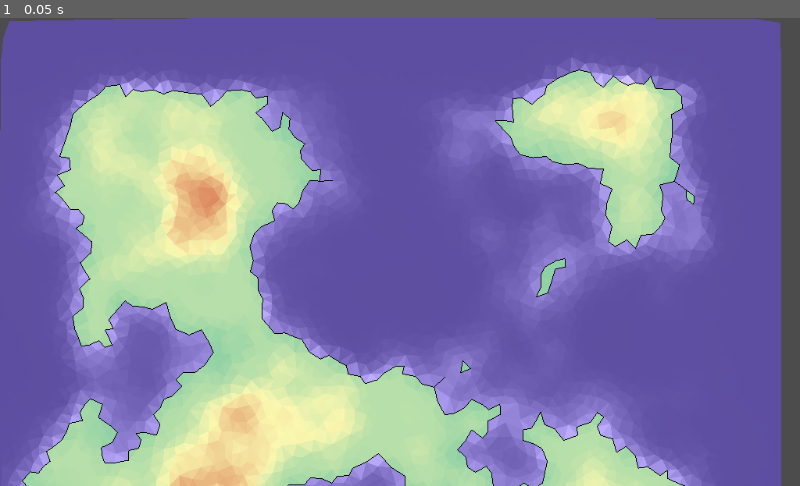
Above: before the commit, frame 1.
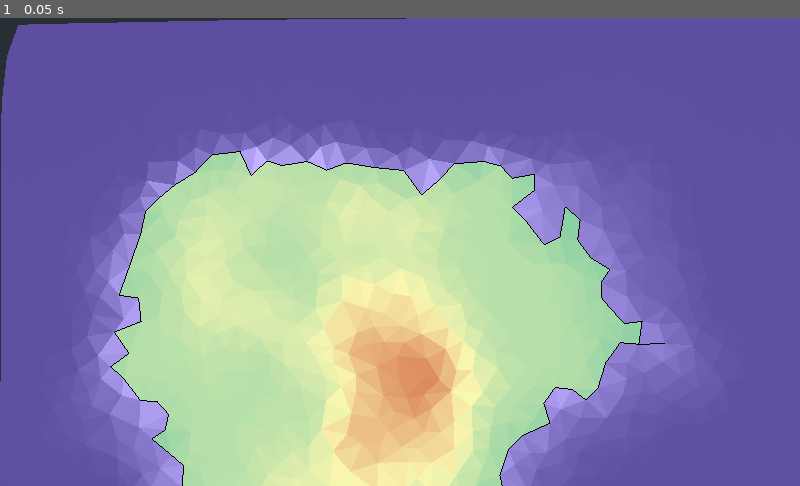
Above: after the commit, the same moment.

Repository: eriwyn/societer
Game: Godot game, scene res://world/game.tscn
Two runs of this game, one before a commit and one after it. Both use one fixed random seed, a clock stepped at 60 frames per second and the inputs below.
Inputs:
- Up to frame 1 (0.05 s): no input

The runs differ from the first frame. In frame 1, 59% of the frame differs, in the area x 0-100%, y 0-100%.

Commit message:
add base 3d

Diff:
--- a/project.godot
+++ b/project.godot
@@ -46,4 +46,4 @@
 
 [rendering]
 
-environment/default_environment="res://default_env.tres"
+environment/default_environment="res://world/default_env.tres"
--- a/utils/terrain/Terrain.gd
+++ b/utils/terrain/Terrain.gd
@@ -62,6 +62,7 @@
 		var list_points = []
 		for edge in edges():
 			list_points.append(Point.new(_terrain._triangles[edge._idx], _terrain))
+		list_points.invert()
 		return list_points
 
 	func triangles_adjacent():
--- /dev/null
+++ b/world/World.gd
@@ -0,0 +1,35 @@
+extends Spatial
+
+var terrain
+
+func _ready():
+	pass
+
+
+func draw_world():
+	var st = SurfaceTool.new()
+
+	st.begin(Mesh.PRIMITIVE_TRIANGLES)
+	st.add_smooth_group(true)
+	for triangle in terrain.get_triangles():
+		for point in triangle.points():
+			st.add_vertex(point.point3d())
+
+	st.generate_normals()
+	st.generate_tangents()
+	st.index()
+	# Commit to a mesh.
+	var mesh = st.commit()
+
+	var mi = MeshInstance.new()
+	mi.mesh = mesh
+	var material = load("res://world/world.tres")
+	mi.set_surface_material(0, material)
+	mi.create_trimesh_collision()
+	mi.cast_shadow = GeometryInstance.SHADOW_CASTING_SETTING_ON
+	print(mi)
+	add_child(mi)
+
+func _on_Game_world_loaded(game_terrain):
+	terrain = game_terrain
+	draw_world()
--- a/world/game.gd
+++ b/world/game.gd
@@ -1,4 +1,4 @@
-extends Spatial
+extends Node
 
 signal world_loaded
 
--- a/world/game.tscn
+++ b/world/game.tscn
@@ -1,16 +1,34 @@
-[gd_scene load_steps=3 format=2]
+[gd_scene load_steps=6 format=2]
 
 [ext_resource path="res://ui/ui.tscn" type="PackedScene" id=1]
 [ext_resource path="res://world/game.gd" type="Script" id=2]
+[ext_resource path="res://world/default_env.tres" type="Environment" id=3]
+[ext_resource path="res://world/World.gd" type="Script" id=4]
 
-[node name="Game" type="Spatial"]
+[sub_resource type="PlaneMesh" id=1]
+size = Vector2( 2000, 2000 )
+
+[node name="Game" type="Node"]
 script = ExtResource( 2 )
 
 [node name="UI" parent="." instance=ExtResource( 1 )]
 
-[node name="Map" parent="UI" index="0"]
-scale = Vector2( 0.5, 0.5 )
+[node name="World" type="Spatial" parent="."]
+script = ExtResource( 4 )
+
+[node name="Water" type="MeshInstance" parent="World"]
+visible = false
+mesh = SubResource( 1 )
+
+[node name="WorldEnvironment" type="WorldEnvironment" parent="World"]
+environment = ExtResource( 3 )
+
+[node name="Camera" type="Camera" parent="World"]
+transform = Transform( 1, 0, 0, 0, 0.509837, 0.860271, 0, -0.860271, 0.509837, 0, 5.05008, 66.6125 )
+near = 0.01
+far = 8192.0
 
 [connection signal="world_loaded" from="." to="UI/Map" method="_on_Game_world_loaded"]
+[connection signal="world_loaded" from="." to="World" method="_on_Game_world_loaded"]
 
 [editable path="UI"]
--- /dev/null
+++ b/world/world.tres
@@ -0,0 +1,4 @@
+[gd_resource type="SpatialMaterial" format=2]
+
+[resource]
+albedo_color = Color( 0.109804, 0.305882, 0.0745098, 1 )
Renamed: default_env.tres -> world/default_env.tres
